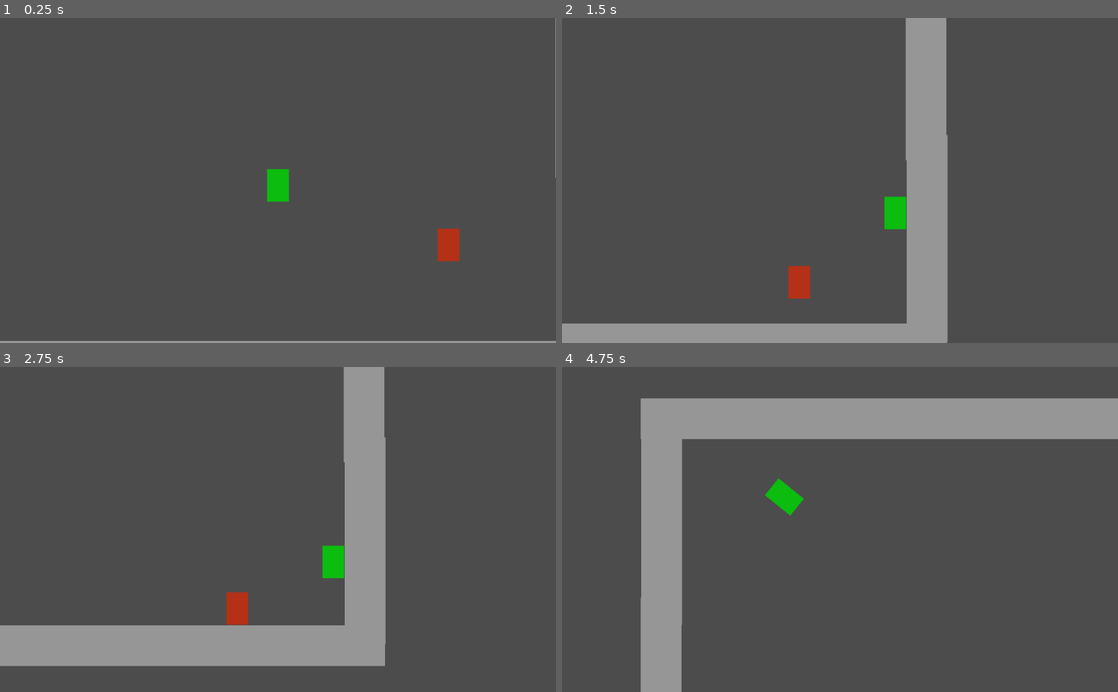
Above: before the commit, frames 1-4 (two rows, left to right).
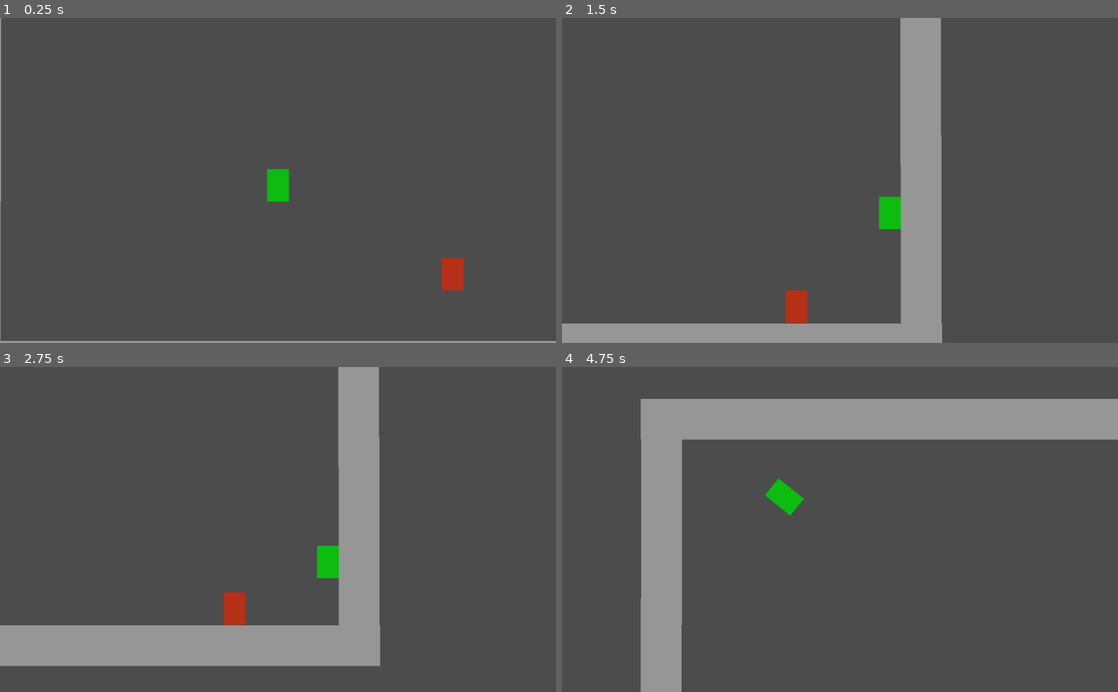
Above: after the commit, the same moments.

Repository: deengames/abu-hamid-x
Game: Godot game, scene res://prototype/Main.tscn
The game is run twice, just before and just after one commit, with the same random seed, the same clock (stepped at 60 frames per second) and the same inputs.
Inputs (mouse positions are in pixels of both pictures, inside the frame that each line leads up to):
- Up to frame 1 (0.25 s): no input
- Up to frame 2 (1.5 s): move the mouse to (962, 164) at 0.52 s; hold D (move_right) 0.53-1.28 s; hold Shift (boost) 0.53-1.28 s; click (962, 164) at 0.67 s; tap Space (jump) at 0.77 s; move the mouse to (728, 196) at 1.27 s; hold S (move_down) from 1.28 s (still down); click (728, 196) at 1.35 s
- Up to frame 3 (2.75 s): tap Space (jump) at 1.52 s; tap Shift (boost) at 1.55 s; move the mouse to (333, 458) at 2.02 s; release S (move_down) at 2.03 s; hold D (move_right) from 2.03 s (still down); hold Shift (boost) from 2.03 s (still down)
- Up to frame 4 (4.75 s): move the mouse to (812, 594) at 2.77 s; release D (move_right) at 2.78 s; release Shift (boost) at 2.78 s; hold W (move_up) 2.78-3.53 s; tap Ctrl (toggle_jetpack) at 2.85 s; click (812, 594) at 2.92 s; tap Space (jump) at 3.02, 3.77, 4.52 s; tap Shift (boost) at 3.05, 4.35 s; move the mouse to (1006, 578) at 3.52 s; hold Shift (boost) 3.53-4.28 s; hold A (move_left) from 3.53 s (still down); tap E at 3.6 s; move the mouse to (673, 480) at 4.27 s

The runs differ from the first frame. In frame 1, 1.0% of the frame differs, in the area x 0-100%, y 0-100%; in frame 2, 2.8%, in the area x 40-70%, y 0-100%; in frame 3, 2.0%; in frame 4, 0.4%.

Commit message:
Basic fuel

Diff:
--- a/prototype/Main.tscn
+++ b/prototype/Main.tscn
@@ -4,7 +4,7 @@
 [ext_resource path="res://prototype/Player.tscn" type="PackedScene" id=2]
 [ext_resource path="res://prototype/Enemy.tscn" type="PackedScene" id=3]
 
-[node name="Main" type="Node2D"]
+[node name="Main" type="Node2D" index="0"]
 
 [node name="Walls" type="Node2D" parent="." index="0"]
 
@@ -39,11 +39,11 @@
 position = Vector2( -40.3049, -497.42 )
 
 [node name="Wall3" parent="Walls" index="4" groups=[
+"wall",
 "floor",
-"wall",
 ] instance=ExtResource( 1 )]
 
-position = Vector2( 634.414, -908.866 )
+position = Vector2( 634.414, -909.465 )
 
 [node name="Wall4" parent="Walls" index="5" groups=[
 "wall",
@@ -62,7 +62,7 @@
 "wall",
 ] instance=ExtResource( 1 )]
 
-position = Vector2( 105.445, -1061.87 )
+position = Vector2( 113.814, -1061.87 )
 rotation = 1.5708
 scale = Vector2( 0.999999, 1 )
 
@@ -83,8 +83,8 @@
 
 [node name="Player" parent="." index="1" instance=ExtResource( 2 )]
 
-position = Vector2( 512.62, 301.513 )
+position = Vector2( 510.481, 301.267 )
 
 [node name="Enemy" parent="." index="2" instance=ExtResource( 3 )]
 
-position = Vector2( 827.035, 418.062 )
+position = Vector2( 832.523, 471.626 )
--- a/prototype/Player.gd
+++ b/prototype/Player.gd
@@ -5,8 +5,16 @@
 export (float) var float_down_speed = 50
 export (bool) var allow_jetpack = true
 
+export (int) var max_jetpack_fuel = 500
+export (int) var jetpack_consumption_rate = 50
+export (int) var jetpack_recharge_rate = 100
+
+
+signal fuel_change(new_fuel, max_fuel)
+
 
 var is_using_jetpack = false
+var fuel = max_jetpack_fuel
 onready var sword = preload('res://prototype/Sword.tscn').instance()
 
 
@@ -27,9 +35,16 @@
 func _integrate_forces(state):
 	var velocity = state.get_linear_velocity()
 
+	if not is_using_jetpack:
+		if fuel < max_jetpack_fuel:
+			fuel += jetpack_recharge_rate * state.step
+	fuel = clamp(fuel, 0, max_jetpack_fuel)
+
 	var gained_velocity = acceleration * state.step
+	var lost_fuel = jetpack_consumption_rate * state.step
 	if Input.is_action_pressed('boost'):
 		gained_velocity *= 2
+		lost_fuel *= 4
 
 	if Input.is_action_pressed('move_left') and velocity.x > -max_movement_speed:
 		velocity.x -= gained_velocity
@@ -50,6 +65,7 @@
 	$Collision.rotation = rotation
 
 	if is_using_jetpack and velocity.abs().length() < 20:
+		lost_fuel /= 2
 		velocity = Vector2(0, float_down_speed)
 
 	velocity = Vector2(lerp(velocity.x, 0, 0.05), lerp(velocity.y, 0, 0.05))
@@ -58,3 +74,11 @@
 
 	if Input.is_action_just_released('jump'):
 		apply_impulse(Vector2(0, 0), Vector2(0, -200))
+
+	if is_using_jetpack:
+		fuel -= lost_fuel
+		if fuel <= 0:
+			is_using_jetpack = false
+			gravity_scale = 2
+
+	emit_signal('fuel_change', fuel, max_jetpack_fuel)
--- a/prototype/Player.tscn
+++ b/prototype/Player.tscn
@@ -7,7 +7,7 @@
 custom_solver_bias = 0.0
 extents = Vector2( 20, 30 )
 
-[node name="Player" type="RigidBody2D" index="0"]
+[node name="Player" type="RigidBody2D"]
 
 input_pickable = false
 collision_layer = 1
@@ -33,6 +33,9 @@
 acceleration = 2000
 float_down_speed = 50
 allow_jetpack = true
+max_jetpack_fuel = 500
+jetpack_consumption_rate = 50
+jetpack_recharge_rate = 100
 
 [node name="Collision" type="CollisionShape2D" parent="." index="0"]
 
Not shown: 2 places in prototype/Main.tscn that only renumber resources
